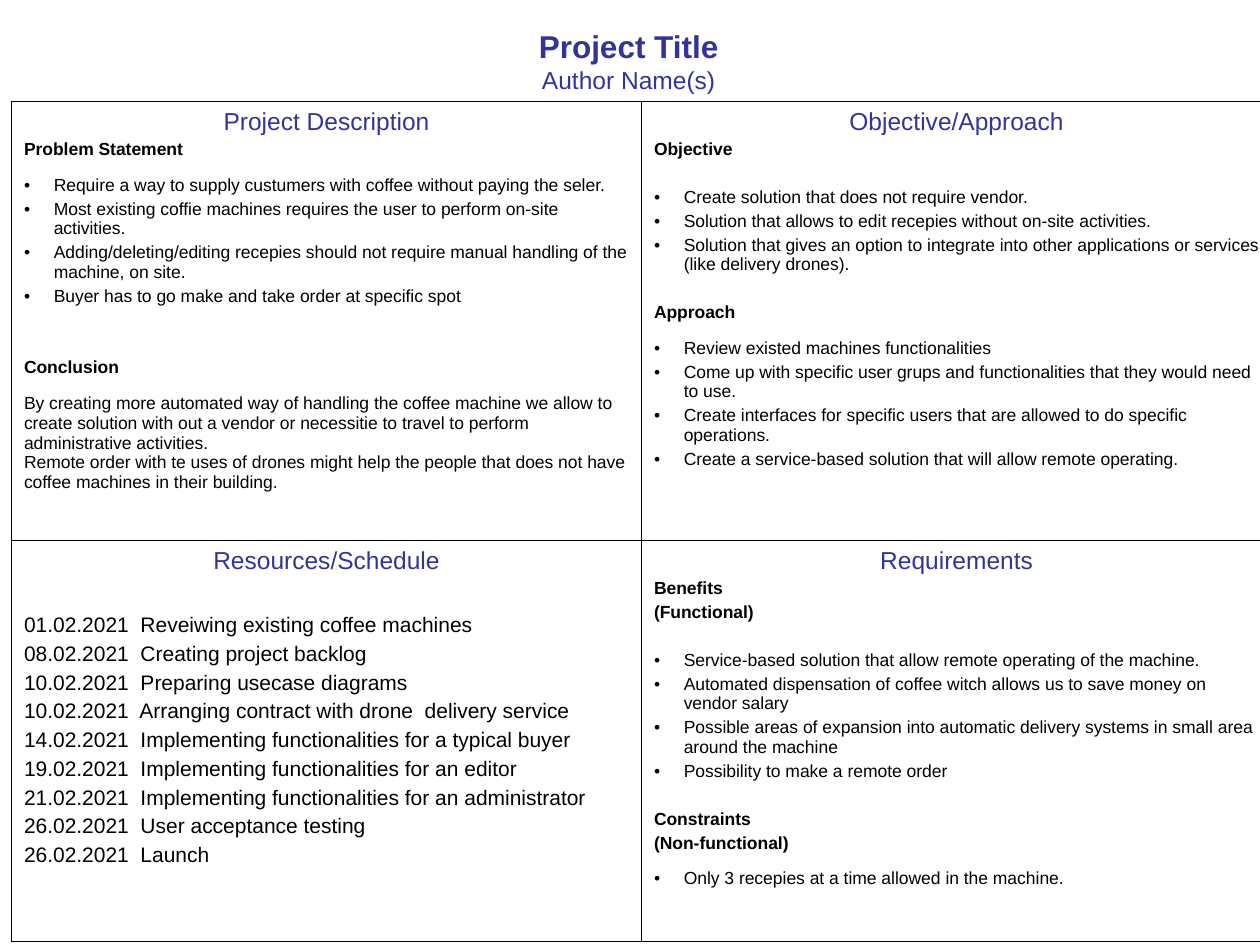
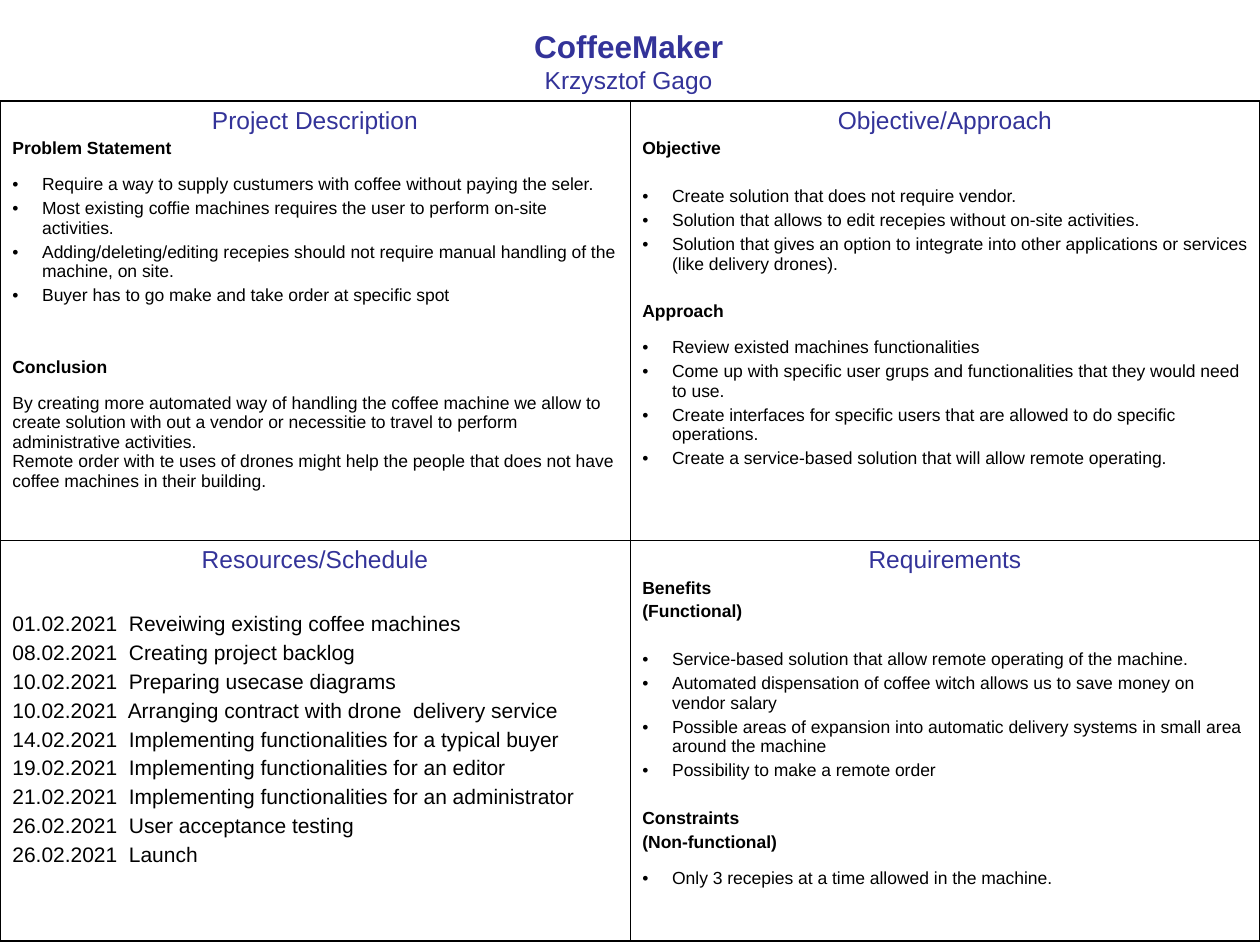
Before and after one commit to INN-SOFG/SORCER-multiFi, a slide deck: slide 1 of models/coffeemaker/Krzysztof Gago s13796/4-blocker.ppt. Drawn at 1260x945 pixels with LibreOffice and Linux fonts; fonts in the diff are those of the drawing. Boxes give left, top, right and bottom in pixels: in the first picture for what was removed or moved away, otherwise in the second. Text is boxed around its words. In the diff, an @@ line names an element or a change of style, - is before the commit and + after.

```diff
--- a/models/coffeemaker/Krzysztof Gago s13796/4-blocker.ppt
+++ b/models/coffeemaker/Krzysztof Gago s13796/4-blocker.ppt
@@ text at [534, 35, 723, 94]: text changed @@
-Project Title
-Author Name(s)
+CoffeeMaker
+Krzysztof Gago
@@ table: place and size @@
-table at [11, 102, 1260, 942]
+table at [0, 101, 1260, 941]
```
Also in this commit, not shown: 2 other files.
